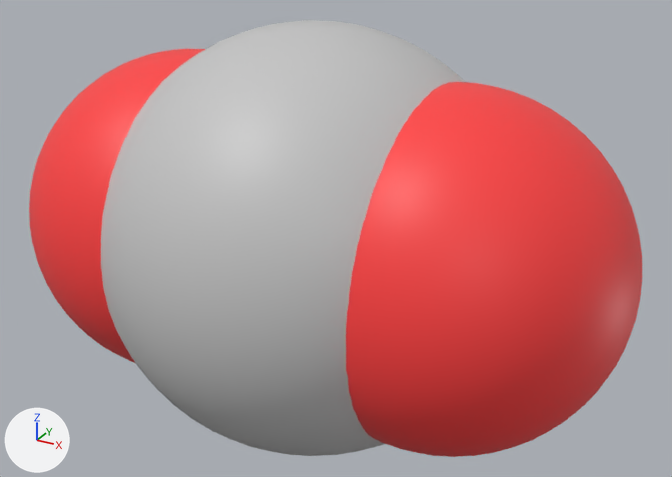
One commit to the glTF model src/media/3d/moka.glb: the scene before it, then after it.
The view is the same before and after, from a camera (50 mm lens) standing at (3.57, -6.3, 3.27) and looking at (0.15, -0.09, 0.17). The lights are fixed; the arrows at lower left show +X, +Y and +Z. Where no turn or scale is listed for an object, it has been applied to the vertices.

The first picture shows 'atoms'.
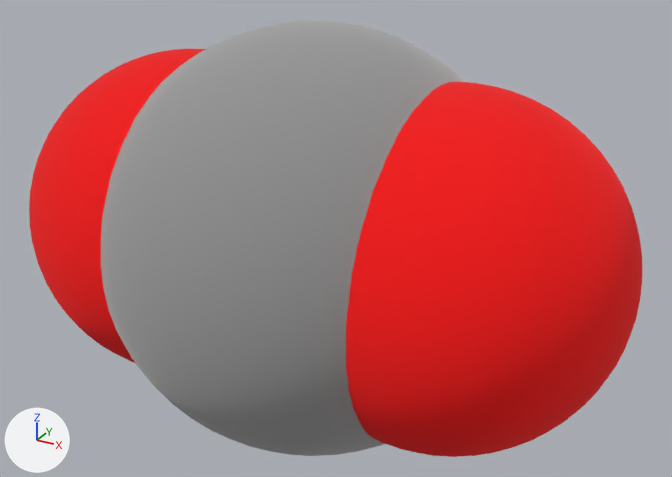
Edits to the bpy script that builds the scene:
```text
Add mat_default:
    mat_default = bpy.data.materials.new('Default')
    mat_default.use_nodes = True; mat_default.node_tree.nodes.clear()
    _N = mat_default.node_tree.nodes; _L = mat_default.node_tree.links
    n0 = _N.new('ShaderNodeBsdfPrincipled'); n0.name = 'Principled BSDF'
    n0.inputs[1].default_value = 1.0  # 'Metallic'
    n0.inputs[2].default_value = 1.0  # 'Roughness'
    n1 = _N.new('ShaderNodeOutputMaterial'); n1.name = 'Material Output'
    n2 = _N.new('ShaderNodeVertexColor'); n2.name = 'Color Attribute'
    _L.new(n0.outputs[0], n1.inputs[0])  # 'BSDF' to 'Surface'
    _L.new(n2.outputs[0], n0.inputs[0])  # 'Color' to 'Base Color'
Change me_mesh_0:
    where me_mesh_0.from_pydata(...)  # 3006 vertices, 6000 faces; spans x -2.61..2.62, y -1.76..1.76, z -1.76..1.76
    remove me_mesh_0.materials.append(mat_defaultmaterial)
    add me_mesh_0.materials.append(mat_default)
```

What differs and where, as boxes [x1, y1, x2, y2] in the pictures (672 x 477 px):
'atoms', recoloured
    both: [29, 20, 642, 457]
